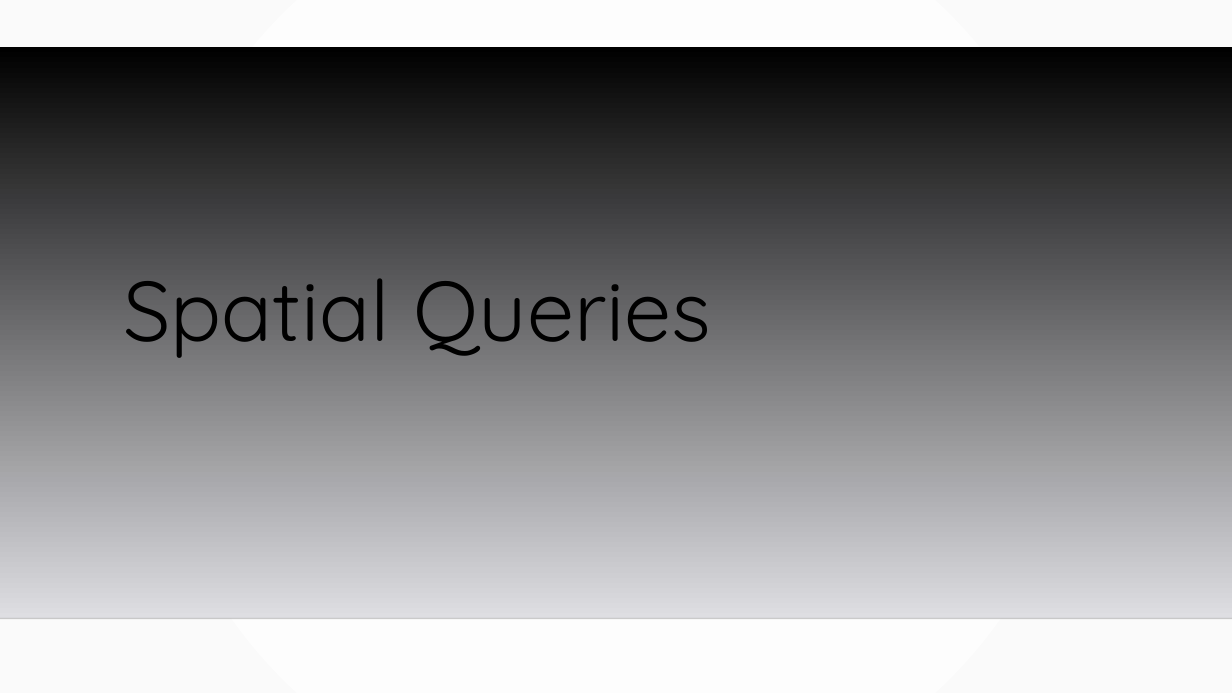
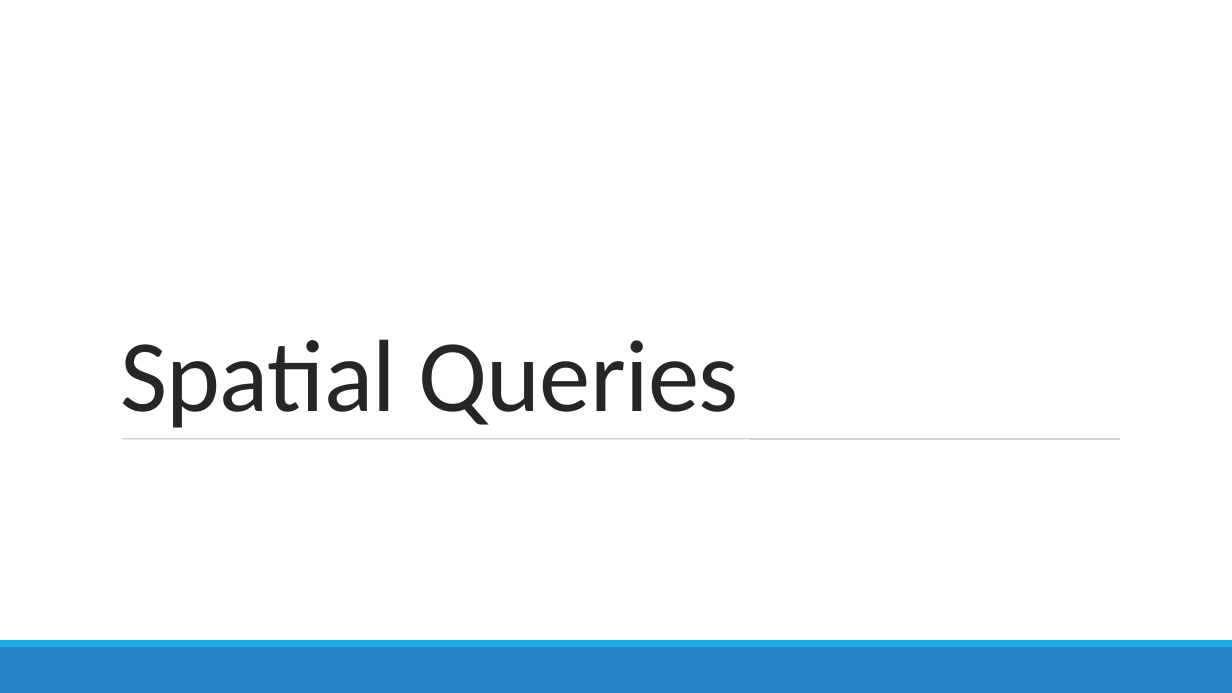
Before and after one commit to MGIS-UMN/GIS5577_week6, a slide deck: slide 1 of Analyzing_Spatial_Data.odp. Drawn at 1232x693 pixels with LibreOffice and Linux fonts; fonts in the diff are those of the drawing; background and template pictures are left out. Boxes give left, top, right and bottom in pixels: in the first picture for what was removed or moved away, otherwise in the second. Text is boxed around its words. In the diff, an @@ line names an element or a change of style, - is before the commit and + after.

```diff
--- a/Analyzing_Spatial_Data.odp
+++ b/Analyzing_Spatial_Data.odp
@@ background gradient #FFFFFF to #FAFAFA to #FFFFFF @@
@@ freeform shape removed at (x1=0, y1=47, x2=1232, y2=618) @@
@@ title "Spatial Queries" moved from (x1=123, y1=278, x2=711, y2=358) to (x1=120, y1=339, x2=739, y2=428) @@
@@ title "Spatial Queries" at (x1=120, y1=339, x2=739, y2=428): size 66 to 80 pt, font Quicksand to Calibri, text colour #000000 to #262626, letter spacing 0 to -0.5 pt; line spacing 0.9 to 0.85 @@
@@ line added from (122, 439) to (1120, 439), #7F7F7F 0.51 pt @@
@@ line removed from (0, 618) to (1232, 618) @@
@@ freeform shape added at (x1=0, y1=647, x2=1232, y2=693), fill #2683C6 @@
@@ freeform shape added at (x1=0, y1=640, x2=1232, y2=647), fill #1CADE4 @@
```
Also in this commit, not shown: 25 other slides changed, 2 slides added, 2 slides removed, 6 other files.
